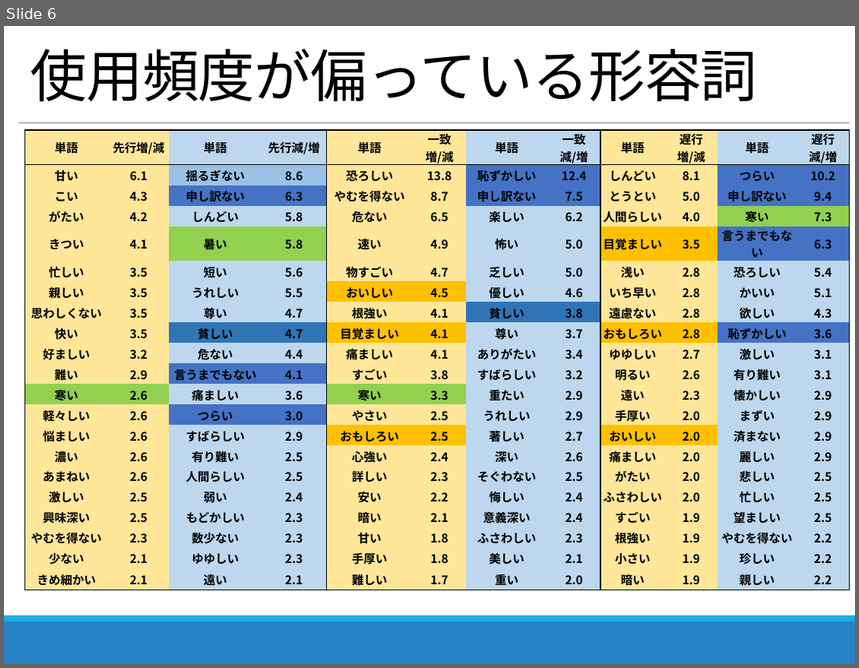
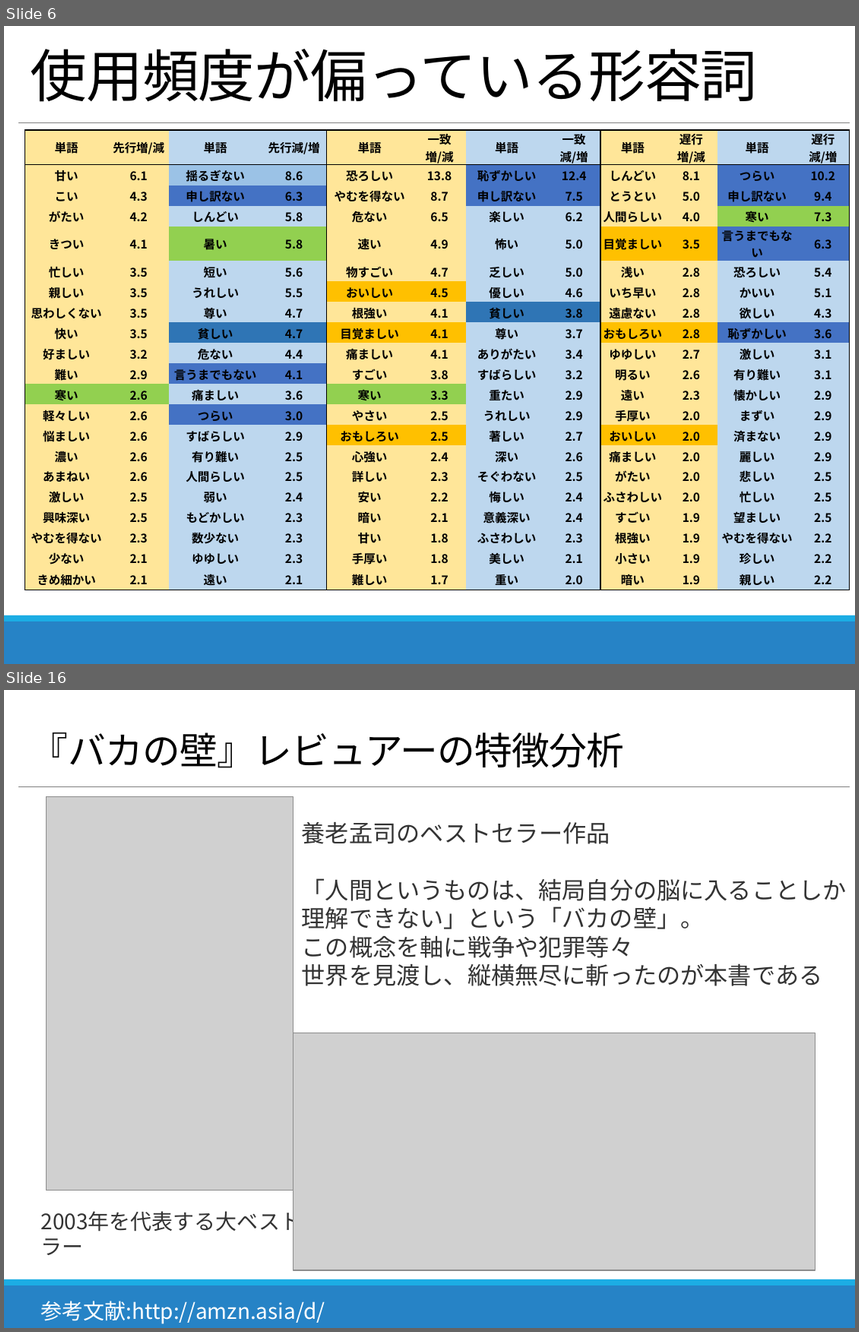
Before and after one commit to zerebom/amazon_sclapiing, a slide deck: 2018_11_07_進捗報告.pptx. Shown one above the other, each under a label of ours: slide 6 before the commit, slides 6 and 16 after it; the slides between them are not shown. The pictures are 859x668 and 859x1332 pixels, drawn with LibreOffice and Linux fonts; fonts in the diff are those of the drawing; grey boxes stand for pictures. Boxes give left, top, right and bottom in pixels: in the first picture for what was removed or moved away, otherwise in the second. Text is boxed around its words. In the diff, an @@ line names an element or a change of style, - is before the commit and + after.

```diff
--- a/2018_11_07_進捗報告.pptx
+++ b/2018_11_07_進捗報告.pptx
@@ slide 16 added at <box>4,690,855,1328</box>, background #FFFFFF; not listed: 3 template elements that a slide beside it also shows @@
@@ title added at <box>30,733,624,768</box>, 32 pt, text #000000 @@
+『バカの壁』レビュアーの特徴分析
@@ picture added at <box>46,797,294,1191</box> @@
@@ text added at <box>302,822,847,986</box>, 20 pt, text #333333 @@
+養老孟司のベストセラー作品
+「人間というものは、結局自分の脳に入ることしか理解できない」という「バカの壁」。
+この概念を軸に戦争や犯罪等々
+世界を見渡し、縦横無尽に斬ったのが本書である
@@ picture added at <box>294,1033,815,1271</box> @@
@@ text added at <box>33,1204,373,1238</box>, 18 pt, text #333333 @@
+2003年を代表する大ベストセラー
@@ text added at <box>41,1301,325,1325</box>, 18 pt, text #FFFFFF @@
+参考文献:http://amzn.asia/d/1RvPuDw
```
Also in this commit, not shown: 10 slides changed, 7 other slides added, 24 other files.
